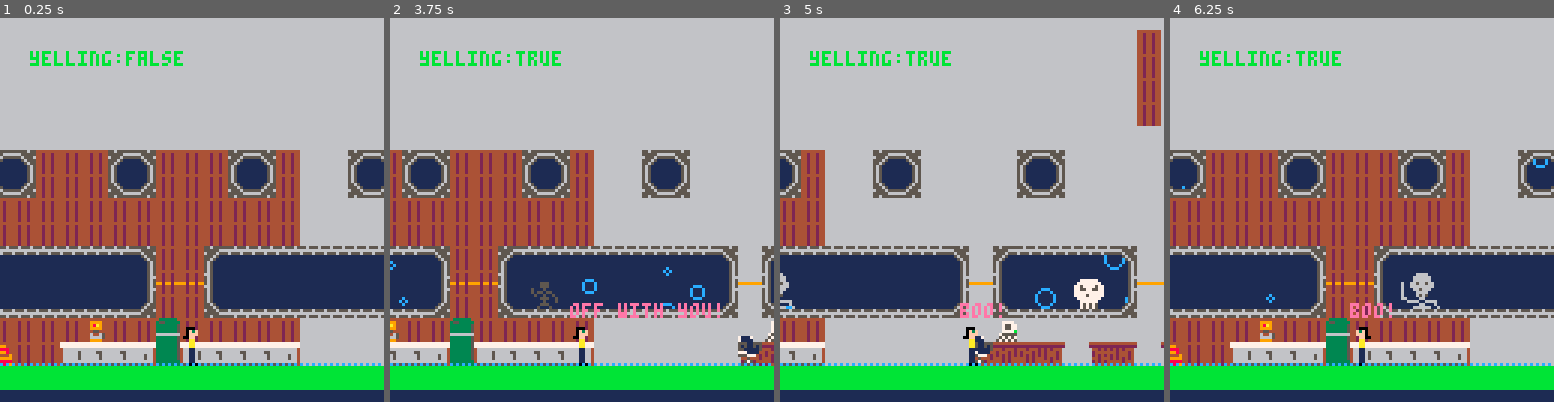
Above: before the commit, frames 1-4 (left to right).
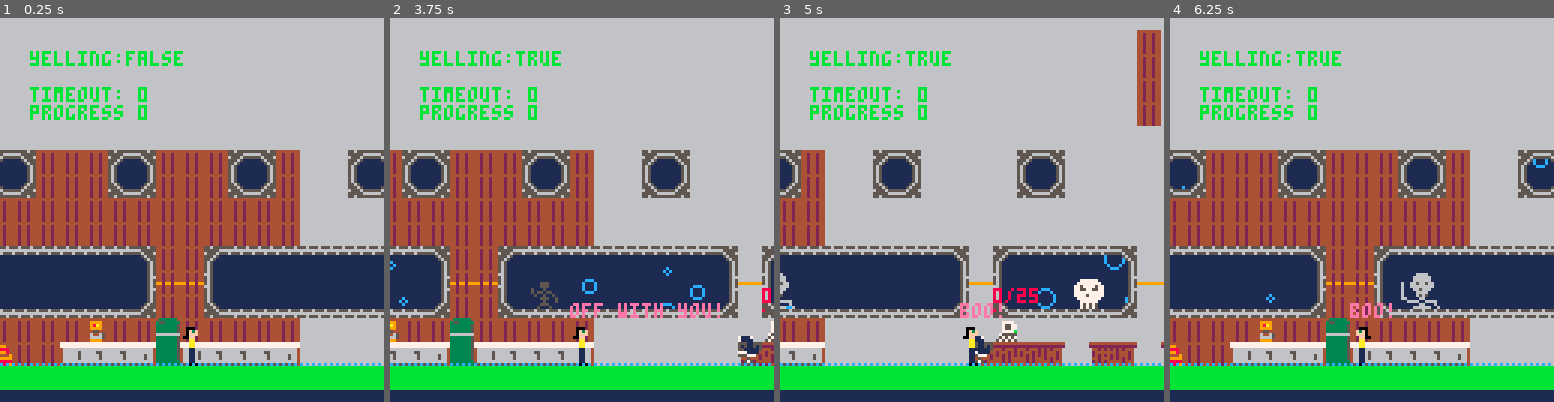
Above: after the commit, the same moments.

Repository: DiegoArmando/gbgj-08-22
Game: PICO-8 cartridge gbgj_8_22.p8
Same seed, same stepped clock (60 frames per second), same inputs: the game is played once before the commit and once after it.
Inputs:
- Up to frame 1 (0.25 s): no input
- Up to frame 2 (3.75 s): tap O (Z key) at 0.33, 0.7, 1.43, 2.22, 3.1 s; tap X (X key) at 1.07, 2.07, 2.4, 2.73, 3.07, 3.4, 3.73 s; hold Left 1.97-2.37 s; hold Down 2.42-2.82 s; hold Right 2.87-3.53 s; hold Up from 3.58 s (still down)
- Up to frame 3 (5 s): tap O (Z key) at 3.98, 4.87 s; tap X (X key) at 4.07, 4.4, 4.73 s; release Up at 4.08 s; hold Right 4.13-4.53 s; hold Down from 4.58 s (still down)
- Up to frame 4 (6.25 s): tap X (X key) every 0.33 s from 5.07 to 6.07 s; release Down at 5.08 s; hold Left 5.13-5.8 s; tap O (Z key) at 5.75 s; hold Up 5.85-6.18 s; hold Left from 6.23 s (still down)

The runs differ from the first frame. In frame 1, 1.0% of the frame differs, in the area x 7-39%, y 17-27%; in frame 2, 1.1%; in frame 3, 1.3%, in the area x 7-68%, y 17-77%; in frame 4, 1.0%.

Commit message:
Add computer functionality
Also sfx

Diff:
--- a/gbgj_8_22.p8
+++ b/gbgj_8_22.p8
@@ -3,6 +3,13 @@
 __lua__
 -- gbgj 8/22
 -- matte l & brian b
+
+--sounds:
+--0: computer
+--1: pump
+--2: yell
+--3: crack
+--4: tape
 
 player = {}
 player.x = 224
@@ -33,6 +40,10 @@
 pump = {}
 pump.active = false
 pump.timer = 0
+
+computer = {}
+computer.progress = 0
+computer.cooldown = 0
 
 rooms = {}
 -- Trigger format:
@@ -192,11 +203,12 @@
         if player.interactable[4] then player.holding = player.interactable[1]
         elseif player.interactable[1] == "pump" then pump_activate()
         elseif player.interactable[1] == "computer" then computer_activate()
-        else scare_skeleton() end
+        end
     end
 
     animate_player()
     update_pump()
+    computer_update()
 
     if input_other and not yelling then
         yelling = true
@@ -302,14 +314,27 @@
 end
 
 function computer_activate()
-end
-
-function scare_skeleton()
+    if computer.cooldown == 0 then
+        computer.cooldown = 90
+        computer.progress += 1
+        sfx(0)
+    end
+end
+
+function computer_update()
+    if computer.cooldown > 0 then computer.cooldown -= 1 else computer.cooldown = 0 end
+    if computer.progress >=25 then exit() end
+end
+
+function draw_computer()
+    print(computer.progress.."/25",320,230,8)
+    line(320,237,320+((computer.progress/25)*8),237,8)
 end
 
 function pump_activate()
     pump.active = true
     pump.timer = 1200
+    sfx(1,3)
 end
 
 function update_pump()
@@ -318,7 +343,10 @@
         if pump.timer % 12 == 0 then water_level -= 1 end
         if water_level < 0 then water_level = 0 end
     end
-    if pump.timer == 0 then pump.active = false end
+    if pump.timer == 0 then
+        pump.active = false
+        sfx(-2,3)
+    end
 end
 
 function draw_pump()
@@ -370,8 +398,8 @@
 	    print(cur_yell, player.x, player.y-5, 14)
     end
 	--print("skeletons:"..(count(skeletons)), cam_x+10, cam_y+17, 11)
-	--print("right_bound:"..(rcb[room_id][2]), cam_x+10, cam_y+23, 11)
-    --print("holding "..player.holding, cam_x+10, cam_y+29, 11)
+	print("timeout: "..computer.cooldown, cam_x+10, cam_y+23, 11)
+    print("progress "..computer.progress, cam_x+10, cam_y+29, 11)
     pal(4,0)
     spr(player.torso,player.x,player.y+player.bobble,1,1,player.flip)
     spr(player.legs,player.x,player.y+9,1,1,player.flip)
@@ -379,6 +407,7 @@
     if player.interactable[1] != "nothing" then spr(32, player.x-8, player.y-8) end
     draw_water()
     draw_pump()
+    draw_computer()
 end
 
 function approach(x, target, max_delta)
Not shown, changed: the sound effects (__sfx__) section of gbgj_8_22.p8
